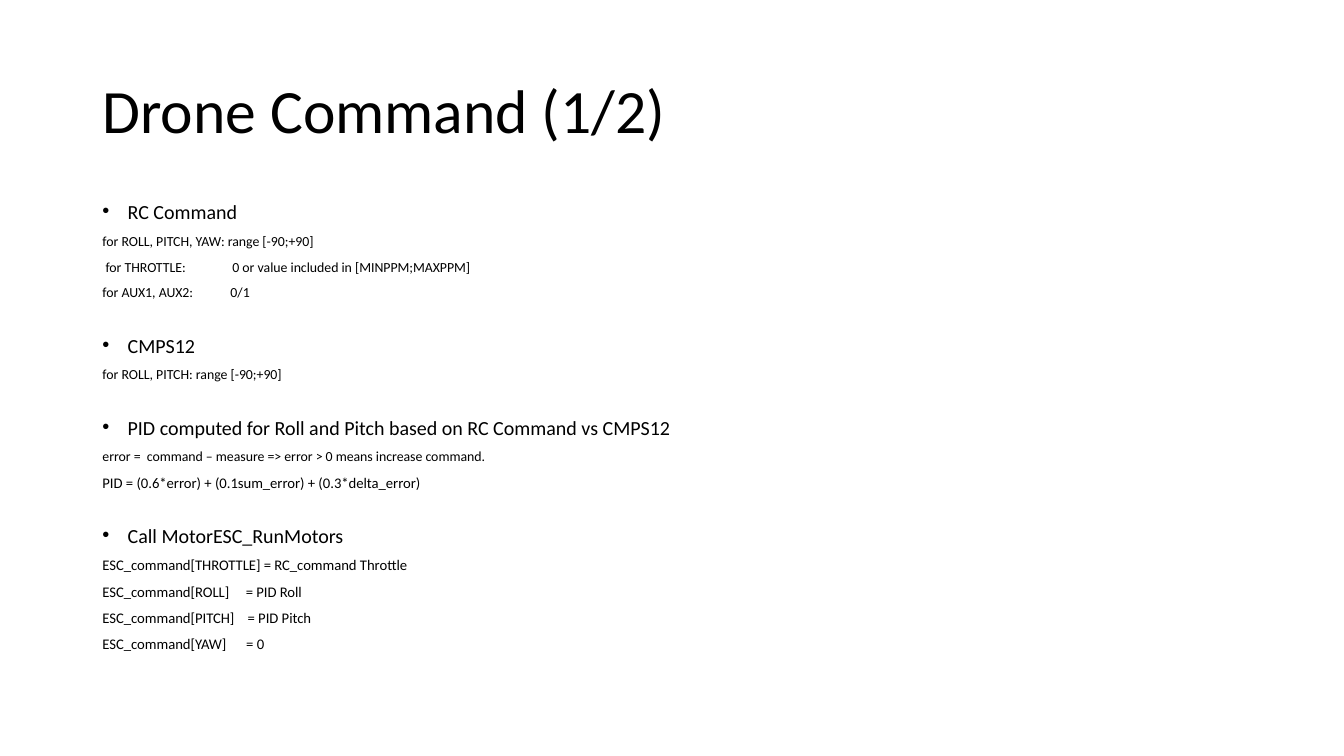
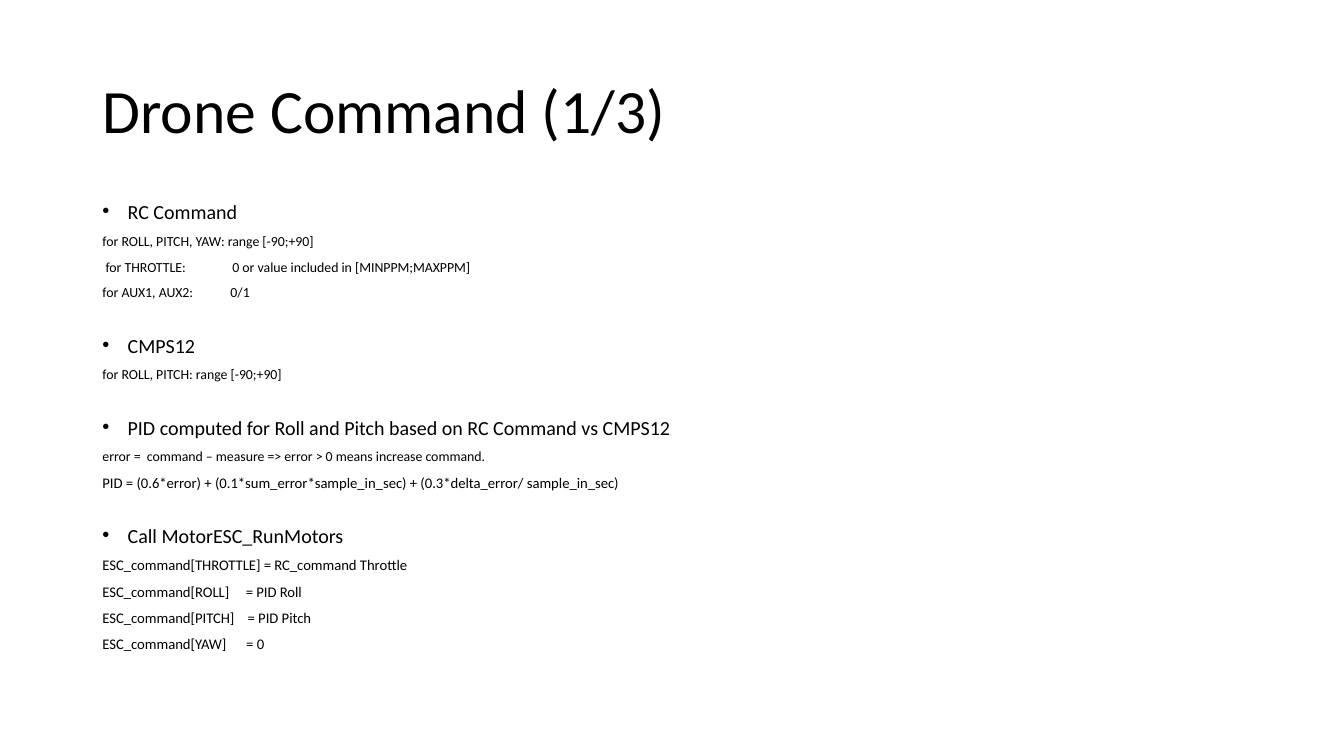
Before and after one commit to RobotEdh/RobotMicroControl, a slide deck: slide 7 of libraries/Diagramm Drone.pptx (slide 10 before the commit). Drawn at 1344x756 pixels with LibreOffice and Linux fonts; fonts in the diff are those of the drawing. Boxes give left, top, right and bottom in pixels: in the first picture for what was removed or moved away, otherwise in the second. Text is boxed around its words. In the diff, an @@ line names an element or a change of style, - is before the commit and + after.

```diff
--- a/libraries/Diagramm Drone.pptx
+++ b/libraries/Diagramm Drone.pptx
@@ title at (102, 88, 665, 142): text changed @@
-Drone Command (1/2)
+Drone Command (1/3)
@@ text at (102, 477, 619, 491): text changed @@
-PID = (0.6*error) + (0.1sum_error) + (0.3*delta_error)
+PID = (0.6*error) + (0.1*sum_error*sample_in_sec) + (0.3*delta_error/ sample_in_sec)
```
Also in this commit, not shown: 5 other slides changed, 1 slide added, 3 slides removed.
